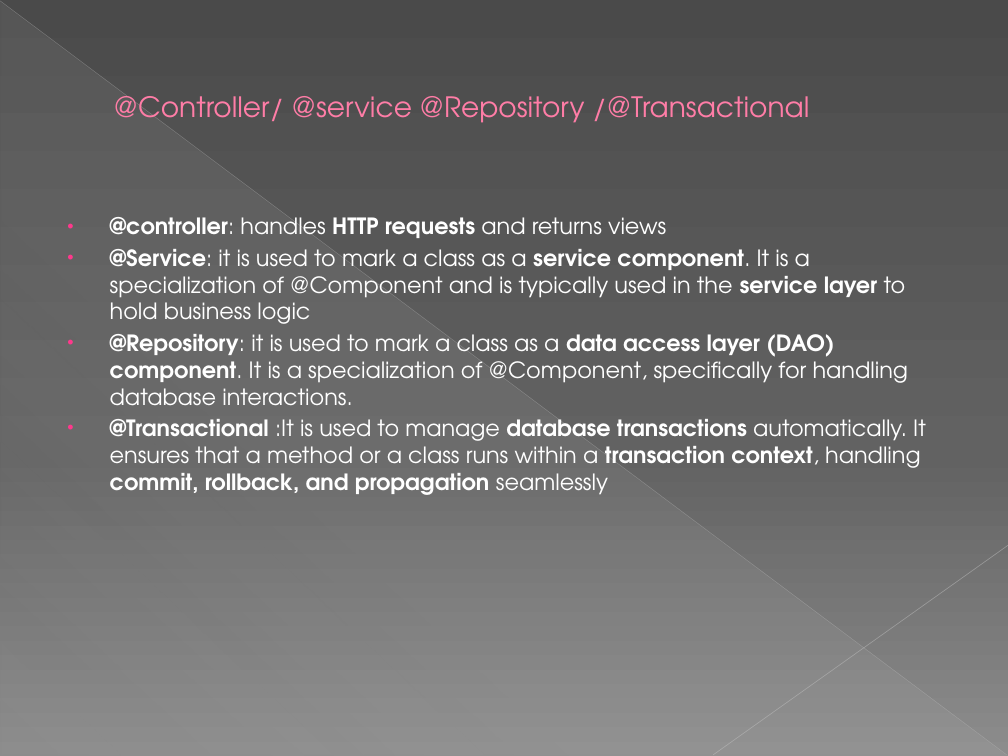
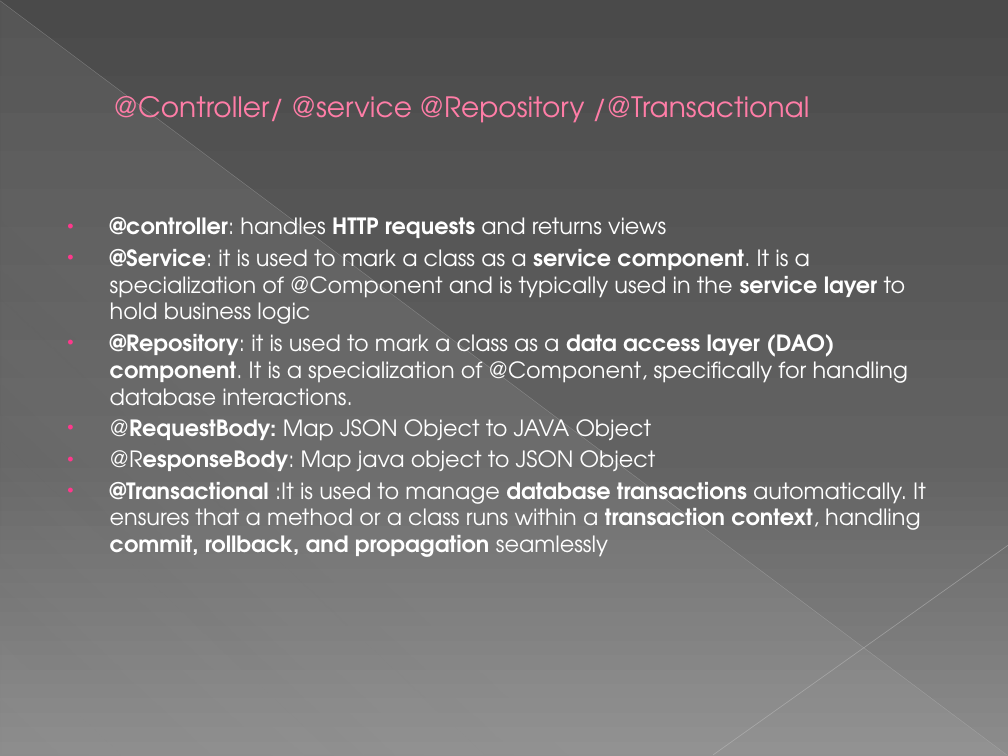
Before and after one commit to theavi/relocation_buddy, a slide deck: slide 7 of rlb.pptx. Drawn at 1008x756 pixels with LibreOffice and Linux fonts; fonts in the diff are those of the drawing. Boxes give left, top, right and bottom in pixels: in the first picture for what was removed or moved away, otherwise in the second. Text is boxed around its words. In the diff, an @@ line names an element or a change of style, - is before the commit and + after.

```diff
--- a/rlb.pptx
+++ b/rlb.pptx
@@ text at (110, 419, 656, 472): paragraphs added @@
+• @RequestBody: Map JSON Object to JAVA Object
+• @ResponseBody: Map java object to JSON Object
```
Also in this commit, not shown: 1 slide added, 1 other file.
